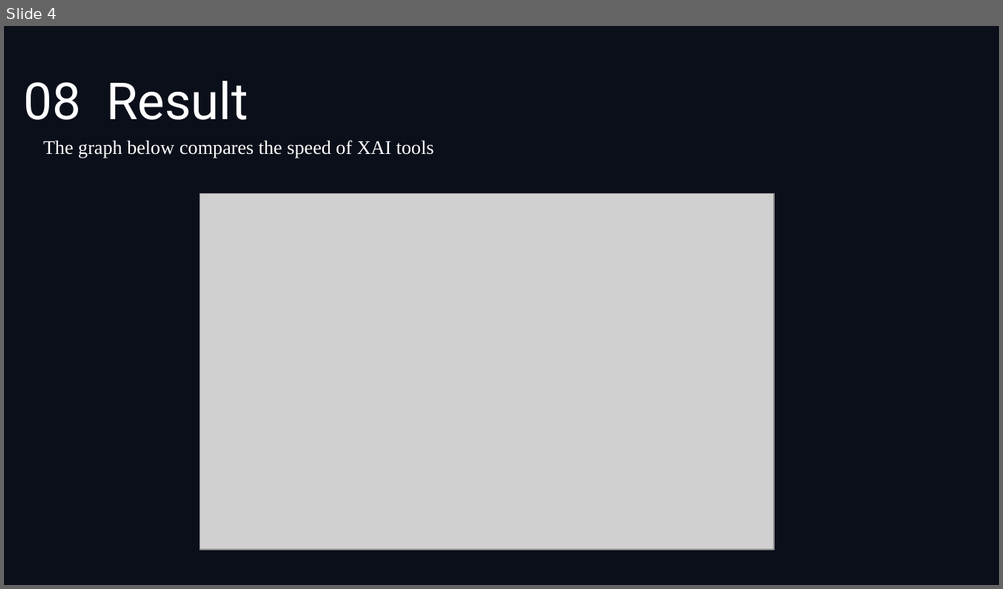
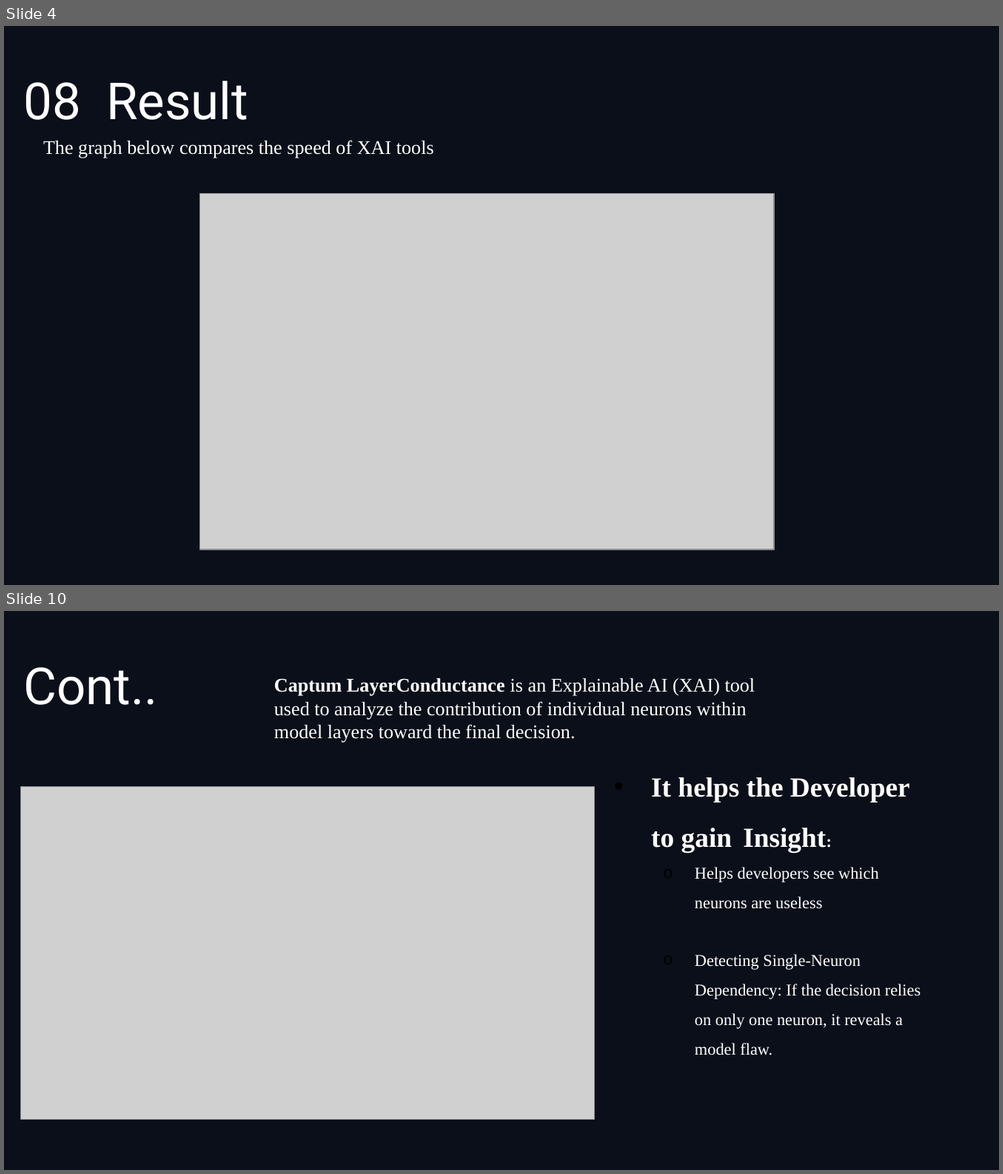
Before and after one commit to Anfal2004/XAI_M2, a slide deck: ST4CS_PPT.pptx. Shown one above the other, each under a label of ours: slide 4 before the commit, slides 4 and 10 after it; the slides between them are not shown. The pictures are 1003x589 and 1003x1174 pixels, drawn with LibreOffice and Linux fonts; fonts in the diff are those of the drawing; grey boxes stand for pictures; background and template pictures are left out. Boxes give left, top, right and bottom in pixels: in the first picture for what was removed or moved away, otherwise in the second. Text is boxed around its words. In the diff, an @@ line names an element or a change of style, - is before the commit and + after.

```diff
--- a/ST4CS_PPT.pptx
+++ b/ST4CS_PPT.pptx
@@ slide 10 added at box(4, 611, 999, 1170), background picture (left out) @@
@@ title added at box(23, 667, 157, 705), 37 pt, text #FFFFFF @@
+Cont..
@@ text added at box(274, 678, 755, 743), 14 pt, text #FFFFFF @@
+Captum LayerConductance is an Explainable AI (XAI) tool used to analyze the contribution of individual neurons within model layers toward the final decision.
@@ picture added at box(21, 787, 595, 1120) @@
@@ text added at box(651, 777, 920, 1056), 12 pt, text #FFFFFF @@
+• It helps the Developer to gain Insight:
+  o Helps developers see which neurons are useless
+  o Detecting Single-Neuron Dependency: If the decision relies on only one neuron, it reveals a model flaw.
```
Also in this commit, not shown: 3 slides changed, 2 other slides added, 2 slides removed.
